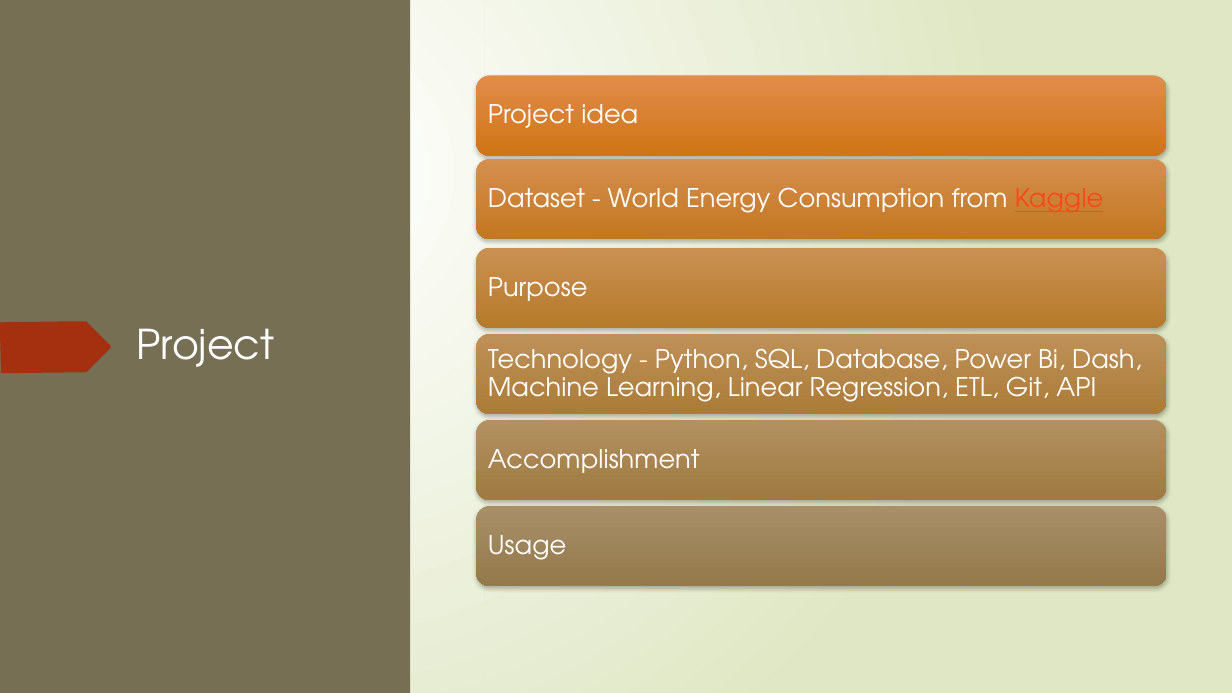
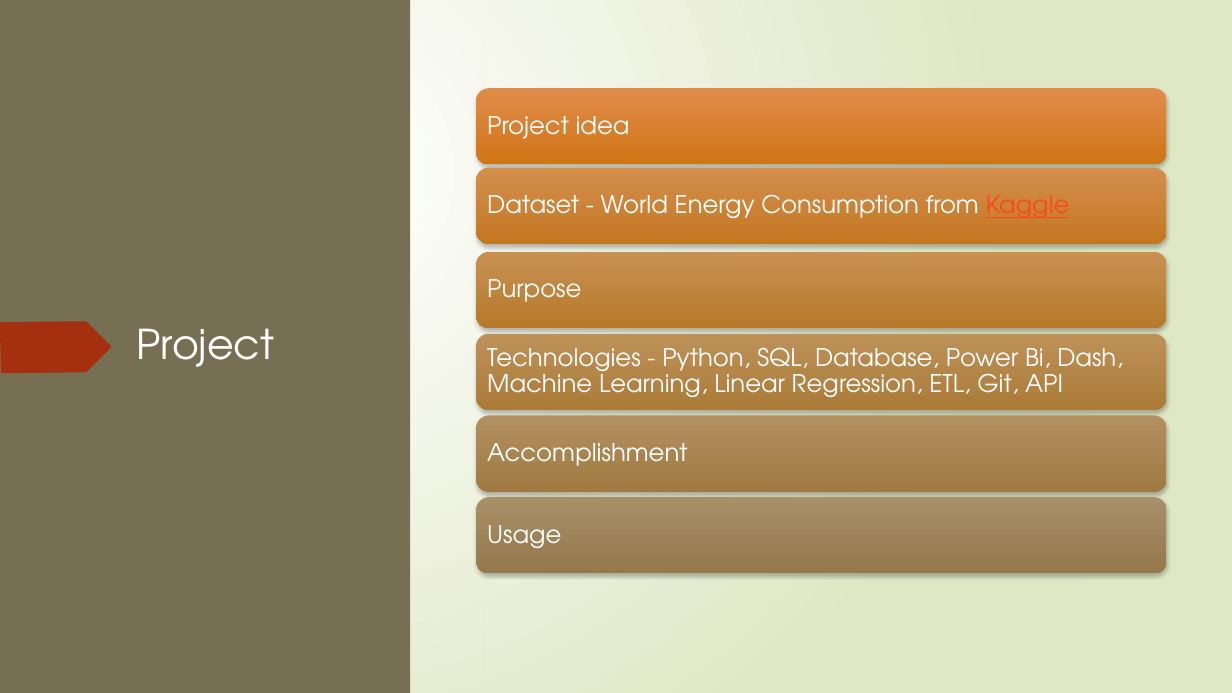
Before and after one commit to nscodechris/final_exam_aw_academy, a slide deck: slide 3 of Presentation1.pptx. Drawn at 1232x693 pixels with LibreOffice and Linux fonts; fonts in the diff are those of the drawing. Boxes give left, top, right and bottom in pixels: in the first picture for what was removed or moved away, otherwise in the second. Text is boxed around its words. In the diff, an @@ line names an element or a change of style, - is before the commit and + after.

Commit message:
updates

```diff
--- a/Presentation1.pptx
+++ b/Presentation1.pptx
@@ rounded rectangle: place and size @@
-rounded rectangle at (476,76,1166,156)
+rounded rectangle at (476,88,1166,165)
@@ text "Project idea": place and size @@
-text "Project idea" at (488,104,638,128)
+text "Project idea" at (487,116,630,139)
@@ rounded rectangle: place and size @@
-rounded rectangle at (476,159,1166,239)
+rounded rectangle at (476,167,1166,244)
@@ text "Dataset - World Energy Consumption ...": place and size @@
-text "Dataset - World Energy Consumption ..." at (488,187,1008,213)
+text "Dataset - World Energy Consumption ..." at (487,194,979,218)
@@ rounded rectangle: place and size @@
-rounded rectangle at (476,248,1166,328)
+rounded rectangle at (476,252,1166,329)
@@ rounded rectangle: place and size @@
-rounded rectangle at (476,334,1166,414)
+rounded rectangle at (476,334,1166,410)
@@ text at (487,347,1123,397): text changed; size 20 to 19 pt @@
-Technology - Python, SQL, Database, Power Bi, Dash, Machine Learning, Linear Regression, ETL, Git, API
+Technologies - Python, SQL, Database, Power Bi, Dash, Machine Learning, Linear Regression, ETL, Git, API
@@ rounded rectangle: place and size @@
-rounded rectangle at (476,420,1166,500)
+rounded rectangle at (476,416,1166,493)
@@ rounded rectangle: place and size @@
-rounded rectangle at (476,506,1166,587)
+rounded rectangle at (476,497,1166,574)
@@ size 20 to 19 pt in 5 elements at (487,279,581,302), (487,194,979,218), (487,443,687,466), (487,116,630,139), (487,525,561,548) @@
@@ text "Usage": place and size @@
-text "Usage" at (488,535,566,560)
+text "Usage" at (487,525,561,548)
```
Also in this commit, not shown: 2 other slides changed.
